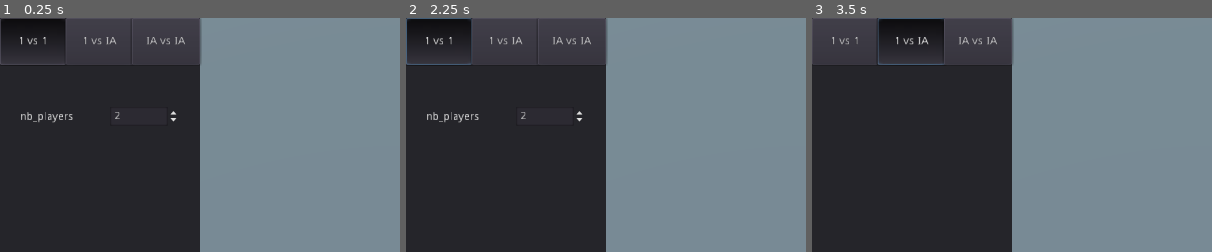
Above: before the commit, frames 1-3 (left to right).
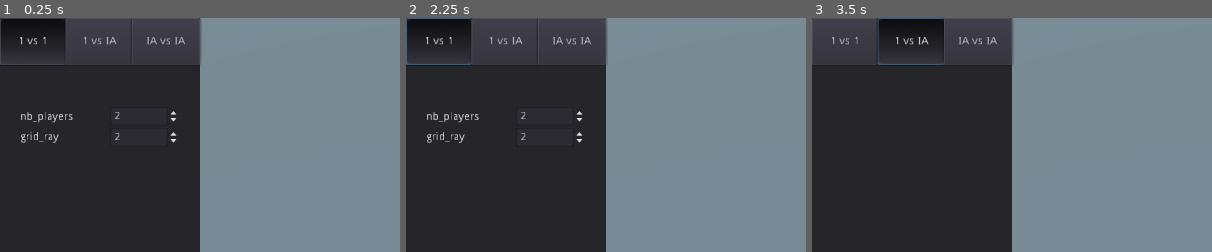
Above: after the commit, the same moments.

Repository: Naowak/Kothrak
Game: Godot game, scene res://Scenes/Main.tscn
Same seed, same stepped clock (60 frames per second), same inputs: the game is played once before the commit and once after it.
Inputs:
- Up to frame 1 (0.25 s): no input
- Up to frame 2 (2.25 s): click "New game" at 0.5 s; click "New game" at 1.25 s; click "1 vs 1" at 2 s
- Up to frame 3 (3.5 s): click "1 vs IA" at 2.75 s
The pictures show only the part of the screen within x 0-50%, y 0-50%; the shares and areas given below are measured in that part.

The runs differ from the first frame. In frame 1, 0.2% of the frame differs, in the area x 5-44%, y 48-54%; in frame 2, 0.2%; in frame 3, nothing differs.
Error in both runs: Invalid get index 'status' (on base: 'Nil'). (res://Scripts/Main.gd:24)

Commit message:
Grid ray and nb_players configurable

Diff:
--- a/gui/Scenes/Main.tscn
+++ b/gui/Scenes/Main.tscn
@@ -119,6 +119,29 @@
 "_edit_use_anchors_": false
 }
 
+[node name="SpinBox_gridray" type="SpinBox" parent="Panel/Control_PvP"]
+anchor_left = 0.55
+anchor_top = 0.15
+anchor_right = 0.9
+anchor_bottom = 0.15
+margin_bottom = 24.0
+max_value = 5.0
+value = 2.0
+__meta__ = {
+"_edit_use_anchors_": false
+}
+
+[node name="Label_gridray" type="Label" parent="Panel/Control_PvP"]
+anchor_left = 0.1
+anchor_top = 0.16
+anchor_right = 0.45
+anchor_bottom = 0.16
+text = "grid_ray"
+valign = 1
+__meta__ = {
+"_edit_use_anchors_": false
+}
+
 [node name="Control_PvIA" type="Control" parent="Panel"]
 visible = false
 anchor_top = 0.1
--- a/gui/Scripts/HTTPRequest.gd
+++ b/gui/Scripts/HTTPRequest.gd
@@ -12,7 +12,9 @@
 
 	if mode == 'PvP':
 		var nb_players = $"../Panel/Control_PvP/SpinBox_nbplayers".value
+		var grid_ray = $"../Panel/Control_PvP/SpinBox_gridray".value
 		params += '&nb_players=' + str(nb_players)
+		params += '&grid_ray=' + str(grid_ray)
 
 	print(params)
 	# warning-ignore:return_value_discarded
--- a/gui/Scripts/Utils.gd
+++ b/gui/Scripts/Utils.gd
@@ -25,7 +25,7 @@
 				'grey': 'c6beba'
 				}
 
-var players_colors = ['blue', 'red', 'green']
+var players_colors = ['blue', 'red', 'green', 'grey']
 
 
 func _ready():
Not shown, changed: api.py
Not shown, changed: envs/KothrakEnv.py
Not shown, changed: envs/game/Game.py
